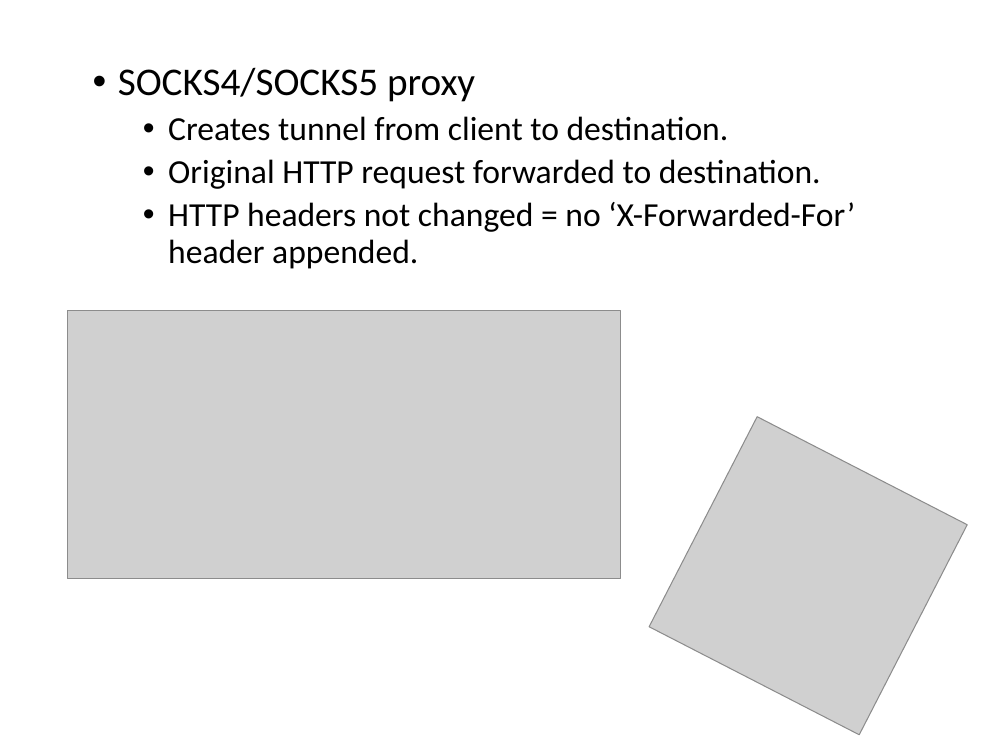
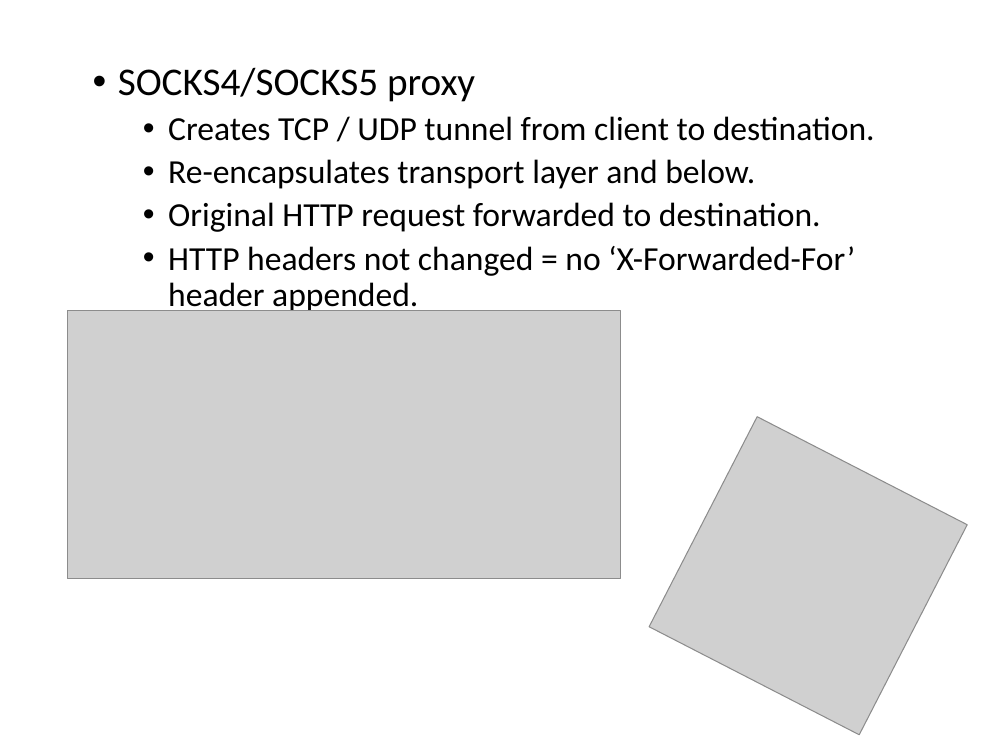
Before and after one commit to nrenzoni/parallel-web-login-attack, a slide deck: slide 15 of Brute-forcing a web login.pptx. Drawn at 1008x756 pixels with LibreOffice and Linux fonts; fonts in the diff are those of the drawing; grey boxes stand for pictures. Boxes give left, top, right and bottom in pixels: in the first picture for what was removed or moved away, otherwise in the second. Text is boxed around its words. In the diff, an @@ line names an element or a change of style, - is before the commit and + after.

Commit message:
powerpoint updated

```diff
--- a/Brute-forcing a web login.pptx
+++ b/Brute-forcing a web login.pptx
@@ text at (168,116,875,189): text changed @@
-  • Creates tunnel from client to destination.
+  • Creates TCP / UDP tunnel from client to destination.
+  • Re-encapsulates transport layer and below.
```
Also in this commit, not shown: 5 other slides changed.
